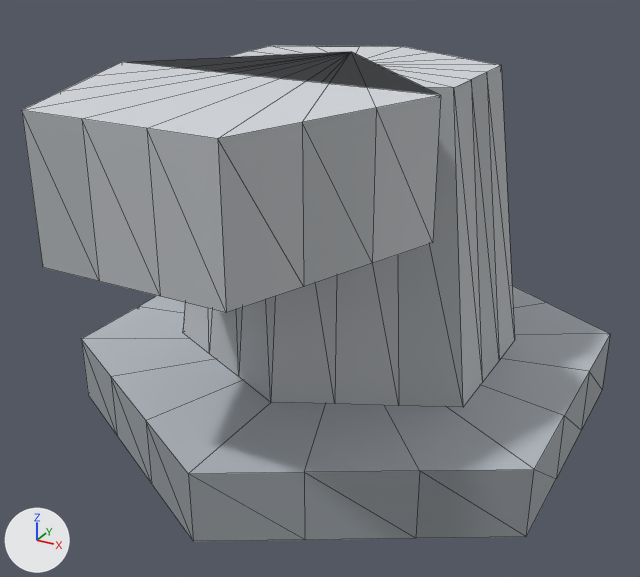
Two versions of the glTF model assets/art/3d/unit_assaut.glb, one commit apart.
Before and after are seen from a 50 mm lens placed at (0.335, -0.662, 0.434), pointed at (-0.004, -0.045, 0.125). Lighting does not change. The marker at lower left points along +X, +Y and +Z. The older version comes first. Mesh edges are drawn as thin lines. Vertices at exactly the same position are counted once.

The scene before the commit, as lines of its bpy script (objects in view):
```python
me_geometry_0 = bpy.data.meshes.new('geometry_0')
me_geometry_0.from_pydata(...)  # 124 vertices, 180 faces; spans x -0.214..0.214, y -0.29..0.247, z 0.0..0.32
me_geometry_0.materials.append(mat_defaultmaterial)
ob_geometry_0 = bpy.data.objects.new('geometry_0', me_geometry_0)
ob_geometry_0.location = (0.0, 0.0, 0.0)
```
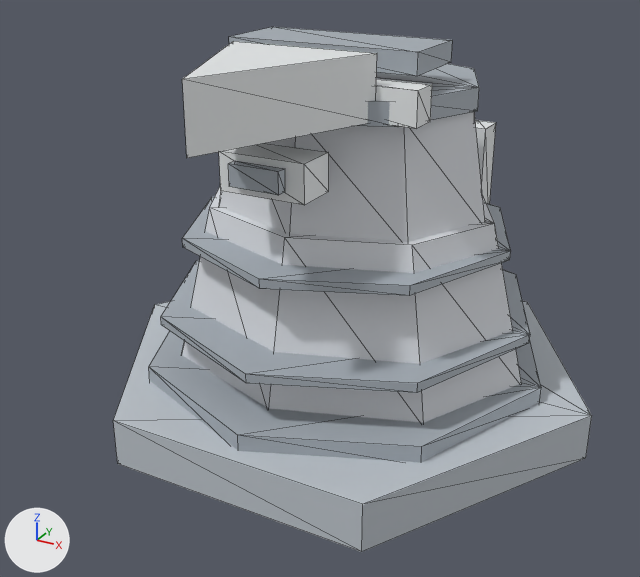
The change, as a diff of the scene's bpy script:
```diff
--- a/assets/art/3d/unit_assaut.glb.py
+++ b/assets/art/3d/unit_assaut.glb.py
@@ me_geometry_0 @@
 # used by ob_geometry_0; location = (0.0, 0.0, 0.0)
-me_geometry_0.from_pydata(...)  # 124 vertices, 180 faces; spans x -0.214..0.214, y -0.29..0.247, z 0.0..0.32
+me_geometry_0.from_pydata(...)  # 208 vertices, 340 faces; spans x -0.228..0.228, y -0.226..0.197, z 0.0..0.334
+# me_geometry_0 part 1: a new loose piece, a 6-sided cylinder along z spanning x -0.228..0.228, y -0.197..0.197, z 0.0..0.042, in mat_defaultmaterial
+# me_geometry_0 part 2: a new loose piece, an 8-sided cylinder along z spanning x -0.184..0.184, y -0.184..0.184, z 0.039..0.056, in mat_defaultmaterial
+# me_geometry_0 part 3: a new loose piece, an 8-sided cut cone along z (radius 0.168 by 0.139 at the low end, 0.132 by 0.11 at the high end) spanning x -0.168..0.168, y -0.139..0.139, z 0.052..0.194, in mat_defaultmaterial
+# me_geometry_0 part 4: a new loose piece, an 8-sided cylinder along z spanning x -0.17..0.17, y -0.17..0.17, z 0.095..0.103, in mat_defaultmaterial
+# me_geometry_0 part 5: a new loose piece, an 8-sided cylinder along z spanning x -0.147..0.147, y -0.147..0.147, z 0.165..0.173, in mat_defaultmaterial
+# me_geometry_0 part 6: a new loose piece, an 8-sided cut cone along z (radius 0.125 by 0.102 at the low end, 0.108 by 0.089 at the high end) spanning x -0.125..0.125, y -0.102..0.102, z 0.188..0.284, in mat_defaultmaterial
+# me_geometry_0 part 7: a new loose piece, an 8-sided cylinder along z spanning x -0.111..0.111, y -0.111..0.111, z 0.283..0.301, in mat_defaultmaterial
+# me_geometry_0 part 8: a new loose piece, a box spanning x -0.036..0.036, y -0.141..-0.105, z 0.235..0.265, in mat_defaultmaterial
+# me_geometry_0 part 9: a new loose piece, a box spanning x -0.021..0.021, y -0.151..-0.142, z 0.243..0.26, in mat_defaultmaterial
+# me_geometry_0 part 10: a new loose piece, a box spanning x -0.094..0.094, y -0.081..-0.055, z 0.284..0.311, in mat_defaultmaterial
+# me_geometry_0 part 11: a new loose piece, a box spanning x -0.082..0.082, y -0.055..0.013, z 0.316..0.333, in mat_defaultmaterial
+# me_geometry_0 part 12: a new loose piece of 22 vertices spanning x -0.074..0.074, y 0.136..0.167, z 0.141..0.236, in mat_defaultmaterial
+# me_geometry_0 part 13: the loose piece of 37 vertices spanning x -0.214..0.214, y -0.247..0.247, z 0.0..0.06 is deleted
+# me_geometry_0 part 14: the loose piece of 25 vertices spanning x -0.13..0.13, y -0.29..0.0, z 0.22..0.32 is deleted
+# me_geometry_0 part 15: 37 vertices removed from x -0.139..0.139, y -0.135..0.135, z 0.06..0.31; 6 vertices added at x -0.061..0.061, y -0.226..-0.08, z 0.285..0.334
+# other edits to the shape of me_geometry_0 do not show in these pictures
 me_geometry_0.materials.append(mat_defaultmaterial)
```

Boxes [x1, y1, x2, y2] around the edits, measured in the pictures (640 x 577 px):
'geometry_0', reshaped (19% narrower, 6% taller)
    before: [22, 46, 610, 541]
    after: [113, 27, 592, 552]
part 1 of me_geometry_0, added
    after: [113, 301, 592, 552]
part 2 of me_geometry_0, added
    after: [149, 331, 541, 462]
part 3 of me_geometry_0, added
    after: [182, 187, 521, 423]
part 4 of me_geometry_0, added
    after: [161, 260, 530, 393]
part 5 of me_geometry_0, added
    after: [182, 197, 511, 296]
part 6 of me_geometry_0, added
    after: [219, 112, 485, 242]
part 7 of me_geometry_0, added
    after: [357, 64, 479, 127]
part 8 of me_geometry_0, added
    after: [219, 143, 329, 205]
part 9 of me_geometry_0, added
    after: [228, 161, 285, 195]
part 10 of me_geometry_0, added
    after: [375, 79, 432, 129]
part 11 of me_geometry_0, added
    after: [229, 27, 453, 76]
part 12 of me_geometry_0, added
    after: [475, 120, 496, 204]
part 13 of me_geometry_0, deleted
    before: [81, 286, 610, 541]
part 14 of me_geometry_0, deleted
    before: [22, 51, 441, 313]
part 15 of me_geometry_0, reshaped
    before: [183, 46, 515, 407]
    after: [182, 41, 377, 158]
